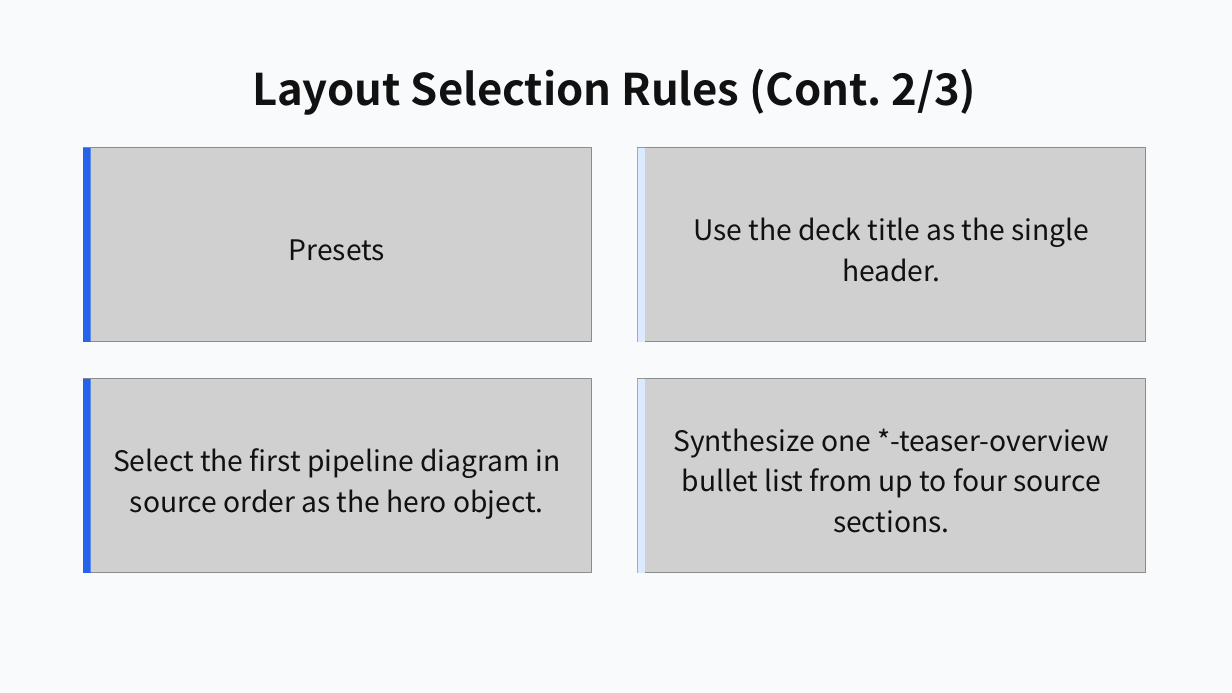
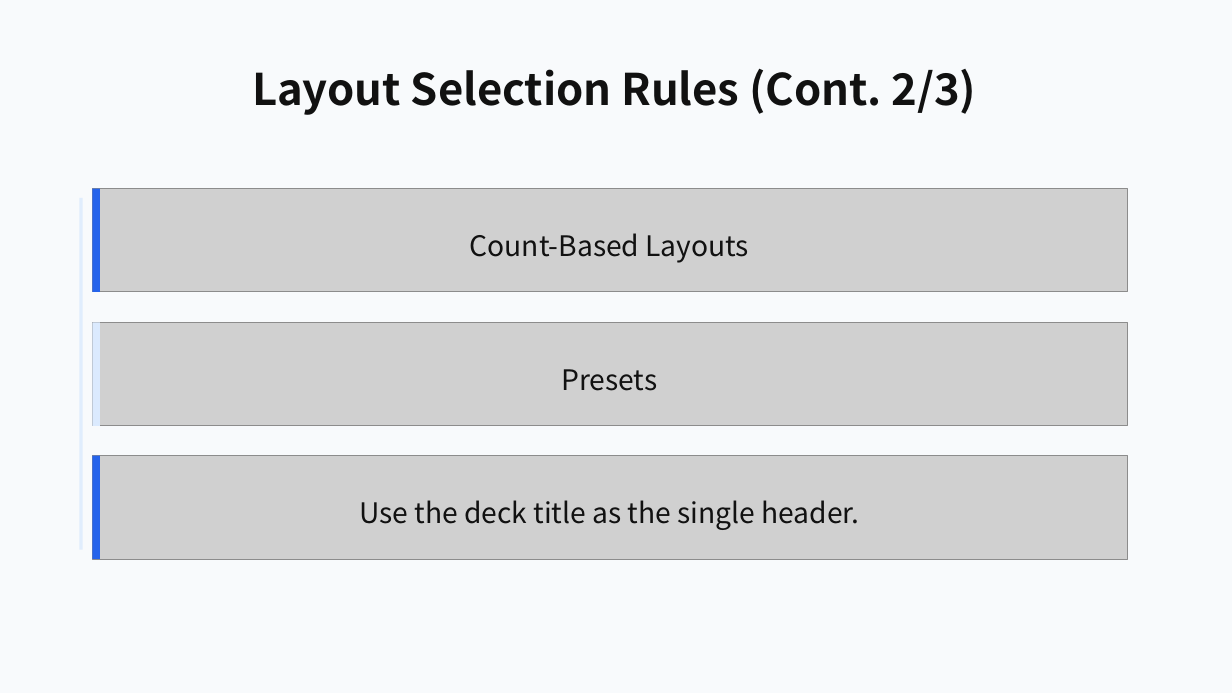
Before and after one commit to ch040602/mdpr-skill, a slide deck: slide 13 of artifacts/mdpr-vs-skill/mdpr-baseline-result.pptx. Drawn at 1232x693 pixels with LibreOffice and Linux fonts; fonts in the diff are those of the drawing; grey boxes stand for pictures. Boxes give left, top, right and bottom in pixels: in the first picture for what was removed or moved away, otherwise in the second. Text is boxed around its words. In the diff, an @@ line names an element or a change of style, - is before the commit and + after.

```diff
--- a/artifacts/mdpr-vs-skill/mdpr-baseline-result.pptx
+++ b/artifacts/mdpr-vs-skill/mdpr-baseline-result.pptx
@@ picture removed at (83, 148, 592, 342) @@
@@ picture removed at (638, 148, 1146, 342) @@
@@ rectangle removed at (638, 148, 645, 342) @@
@@ rectangle added at (79, 198, 83, 550), fill #DBEAFE at 80% opacity @@
@@ rectangle: place and size @@
-rectangle at (83, 148, 91, 342)
+rectangle at (92, 189, 100, 292)
@@ picture added at (92, 189, 1128, 292) @@
@@ text added at (470, 233, 749, 263), 22 pt, text #111111 @@
+Count-Based Layouts
@@ picture added at (92, 323, 1128, 426) @@
@@ rectangle added at (92, 323, 100, 426), fill #DBEAFE @@
@@ text "Presets": place and size @@
-text "Presets" at (289, 239, 385, 261)
+text "Presets" at (561, 369, 657, 391)
@@ picture removed at (83, 379, 592, 573) @@
@@ picture removed at (638, 379, 1146, 573) @@
@@ rectangle removed at (638, 379, 645, 573) @@
@@ text removed at (113, 448, 561, 519) @@
-Select the first pipeline diagram in source order as the hero object.
@@ text removed at (673, 428, 1109, 533) @@
-Synthesize one *-teaser-overview bullet list from up to four source sections.
@@ rectangle: place and size @@
-rectangle at (83, 379, 91, 573)
+rectangle at (92, 456, 100, 559)
@@ picture added at (92, 456, 1128, 559) @@
@@ text "Use the deck title as ..." rewrapped from (693, 217, 1090, 282) to (359, 500, 859, 530) @@
```
Also in this commit, not shown: 15 other slides changed, 11 other files.
